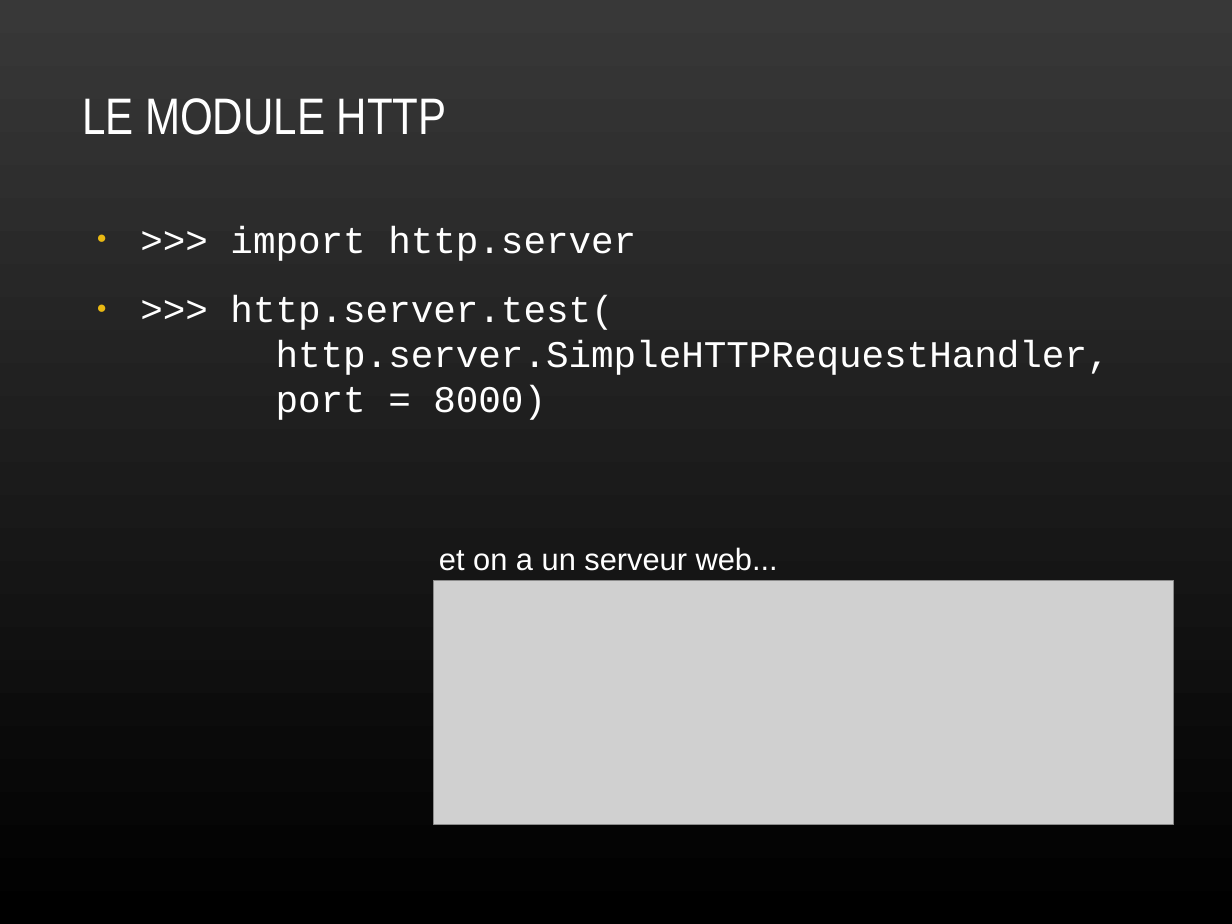
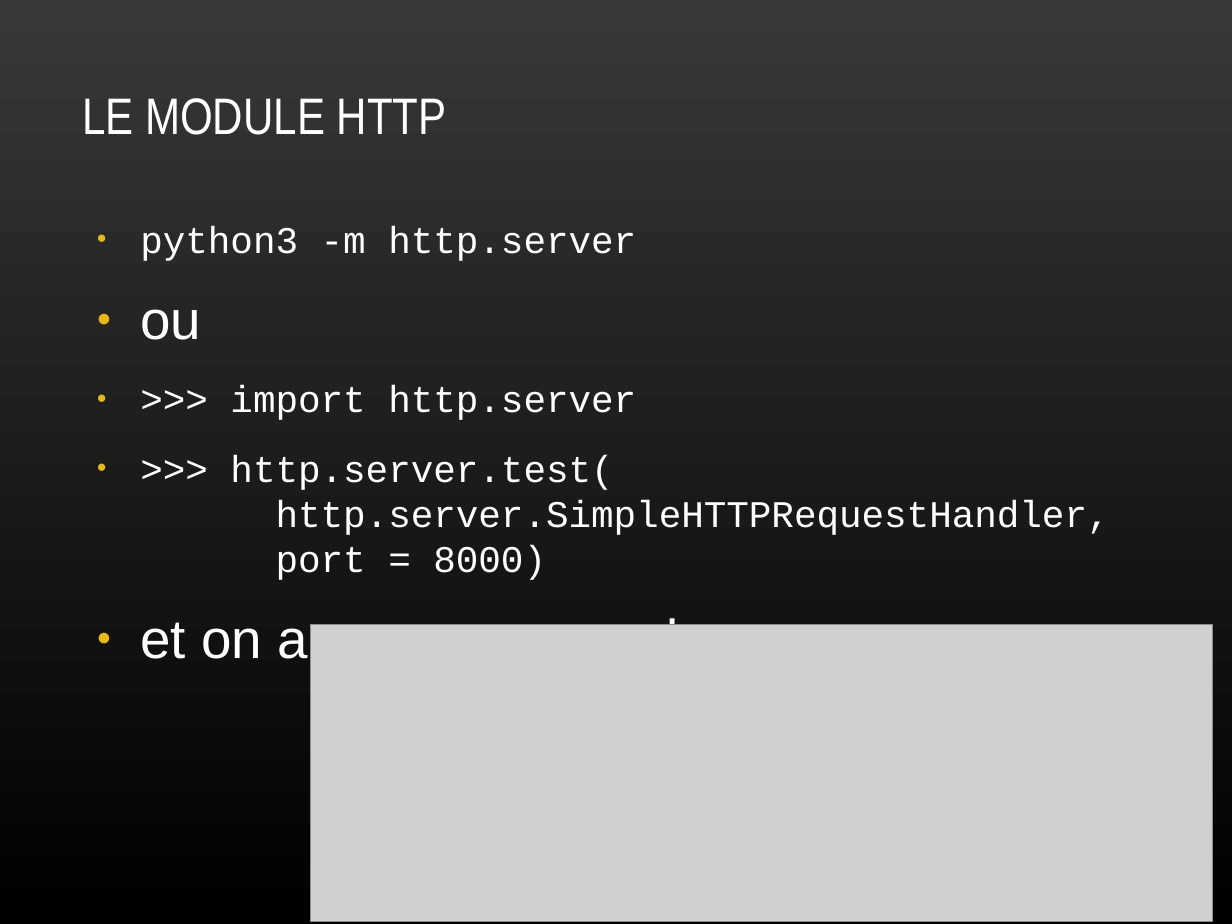
Before and after one commit to plafrance/netacad_python, a slide deck: slide 27 of python.odp (slide 25 before the commit). Drawn at 1232x924 pixels with LibreOffice and Linux fonts; fonts in the diff are those of the drawing; grey boxes stand for pictures. Boxes give left, top, right and bottom in pixels: in the first picture for what was removed or moved away, otherwise in the second. Text is boxed around its words. In the diff, an @@ line names an element or a change of style, - is before the commit and + after.

```diff
--- a/python.odp
+++ b/python.odp
@@ text at [140,226,636,340]: paragraphs added @@
+● python3 -m http.server
+● ou
@@ text removed at [439,547,778,571] @@
-et on a un serveur web...
@@ text at [140,615,743,659]: paragraph added @@
+● et on a un serveur web...
@@ picture: place and size @@
-picture at [434,580,1174,824]
+picture at [310,625,1212,922]
```
Also in this commit, not shown: 16 other slides changed, 2 slides added.
